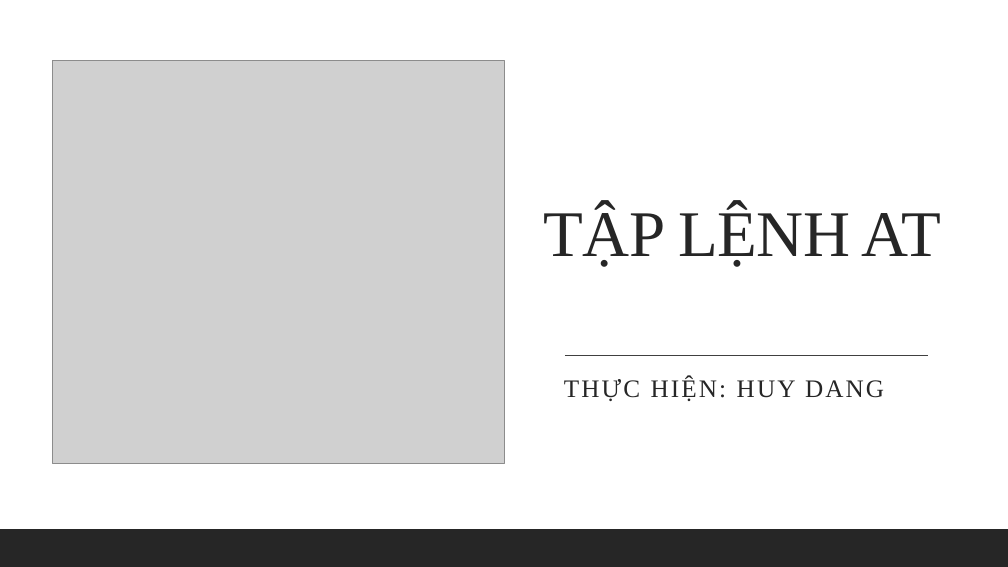
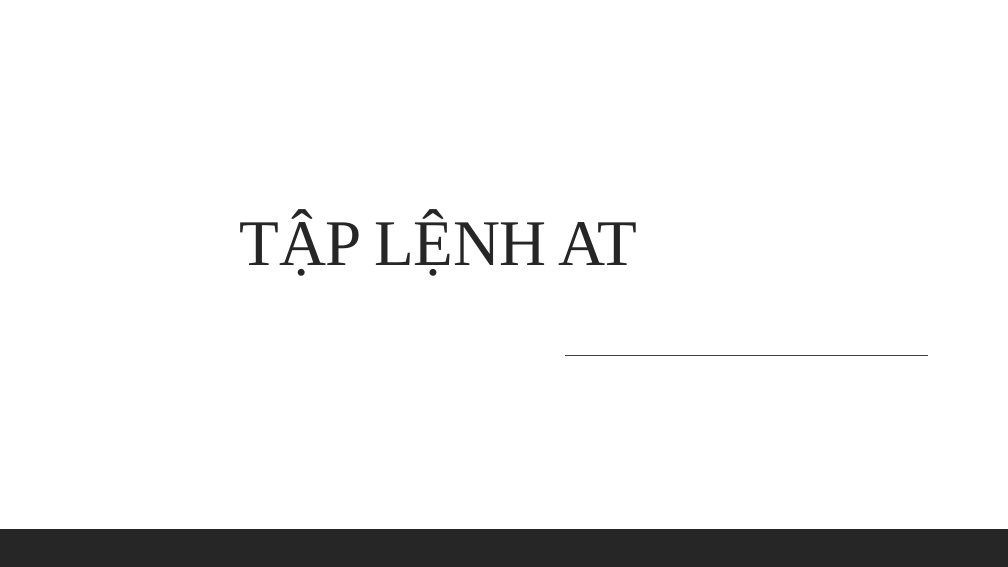
Before and after one commit to VANTHO15/SIM_LCD_HOC, a slide deck: slide 1 of Slide khoá SIM/Lesson_3.pptx. Drawn at 1008x567 pixels with LibreOffice and Linux fonts; fonts in the diff are those of the drawing; grey boxes stand for pictures. Boxes give left, top, right and bottom in pixels: in the first picture for what was removed or moved away, otherwise in the second. Text is boxed around its words. In the diff, an @@ line names an element or a change of style, - is before the commit and + after.

```diff
--- a/Slide khoá SIM/Lesson_3.pptx
+++ b/Slide khoá SIM/Lesson_3.pptx
@@ picture removed at [52, 60, 504, 464] @@
@@ title "TẬP LỆNH AT": place and size @@
-title "TẬP LỆNH AT" at [543, 205, 941, 267]
+title "TẬP LỆNH AT" at [240, 215, 637, 276]
@@ subtitle removed at [564, 377, 884, 401] @@
-THỰC HIỆN: HUY DANG
```
Also in this commit, not shown: 8 other slides changed, 3 other files.
